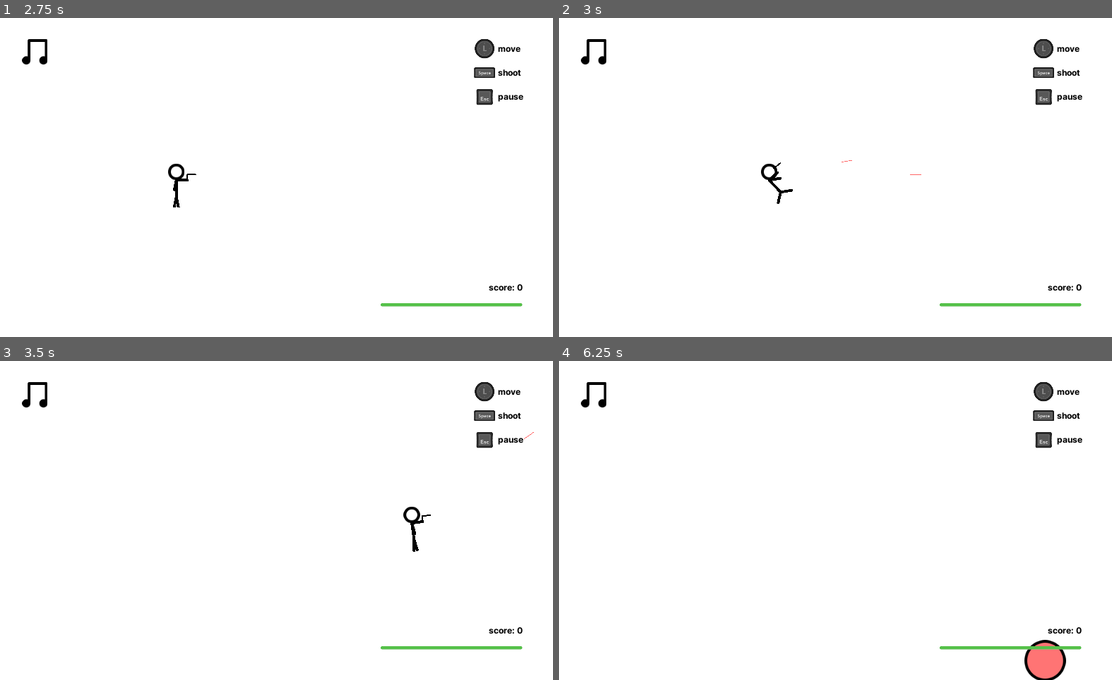
Above: before the commit, frames 1-4 (two rows, left to right).
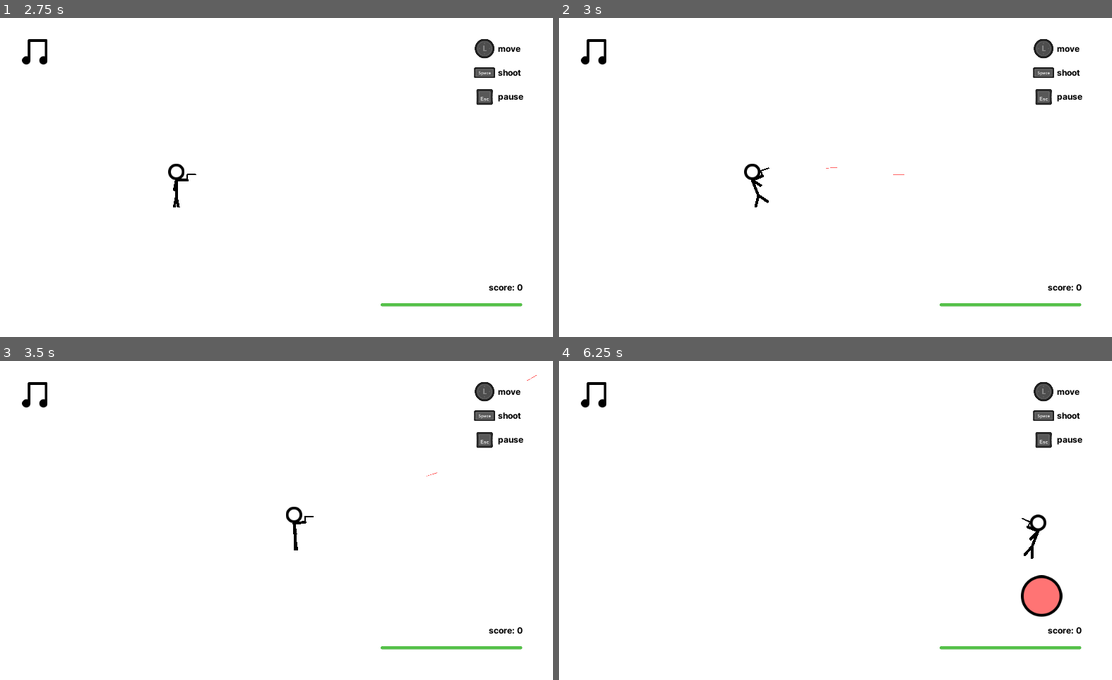
Above: after the commit, the same moments.

Repository: illogicalapple/stickmaniac
Game: Godot game, scene res://ui/menu/MainMenu.tscn
Same seed, same stepped clock (60 frames per second), same inputs: the game is played once before the commit and once after it. Sound files missing from this copy of the repository are replaced by a short silence.
Inputs (mouse positions are in pixels of both pictures, inside the frame that each line leads up to):
- Up to frame 1 (2.75 s): click "local" at 0.5 s; click "singleplayer" at 1.25 s; click (33, 53) at 2 s
- Up to frame 2 (3 s): tap Enter at 2.75 s; move the mouse to (951, 155) at 2.77 s; hold Right (ui_right) from 2.78 s (still down); hold Space (pew_pew) from 2.78 s (still down); click (951, 155) at 2.92 s
- Up to frame 3 (3.5 s): keep holding Right (ui_right); keep holding Space (pew_pew)
- Up to frame 4 (6.25 s): move the mouse to (713, 530) at 3.52 s; release Right (ui_right) at 3.53 s; release Space (pew_pew) at 3.53 s; hold Down (ui_down) 3.53-4.28 s; tap Tab at 3.6 s; move the mouse to (885, 440) at 4.27 s; hold Right (ui_right) 4.28-5.03 s; tap Backspace at 4.35 s; tap Space (pew_pew) at 5 s; move the mouse to (802, 581) at 5.02 s; hold Up (ui_up) 5.03-5.78 s; tap Enter at 5.1 s; click (802, 581) at 5.17 s; move the mouse to (1001, 565) at 5.77 s; hold Left (ui_left) from 5.78 s (still down); tap Keypad Enter at 5.85 s

Frame 1 is identical in both runs. In frame 2, 0.3% of the frame differs, in the area x 33-66%, y 44-60%; in frame 3, 0.3%; in frame 4, 1.7%, in the area x 83-92%, y 48-100%.

Commit message:
Slightly lower default speed

Diff:
--- a/stickmin/Head.gd
+++ b/stickmin/Head.gd
@@ -1,4 +1,6 @@
 extends Sprite
+
+export var speed: float = 1.0
 
 var viewport_size: Vector2
 var velocity := Vector2(0, 0)
@@ -37,8 +39,8 @@
 	var body := $Body
 
 	var s := str(id)
-	velocity.x += (is_pressed_float("ui_right" + s) - is_pressed_float("ui_left" + s)) * delta * 60.0
-	velocity.y += (is_pressed_float("ui_down" + s) - is_pressed_float("ui_up" + s)) * delta * 60.0
+	velocity.x += (is_pressed_float("ui_right" + s) - is_pressed_float("ui_left" + s)) * delta * 30.0 * speed
+	velocity.y += (is_pressed_float("ui_down" + s) - is_pressed_float("ui_up" + s)) * delta * 30.0 * speed
 	position += velocity * delta * 60.0
 	body.head_velocity = velocity
 
